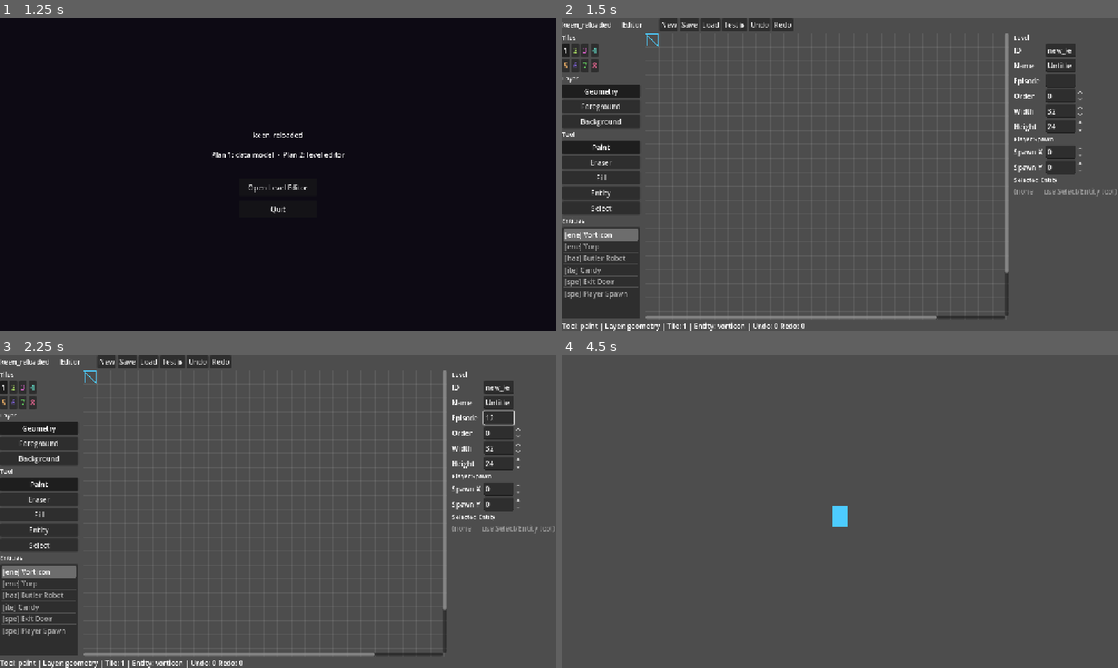
Above: before the commit, frames 1-4 (two rows, left to right).
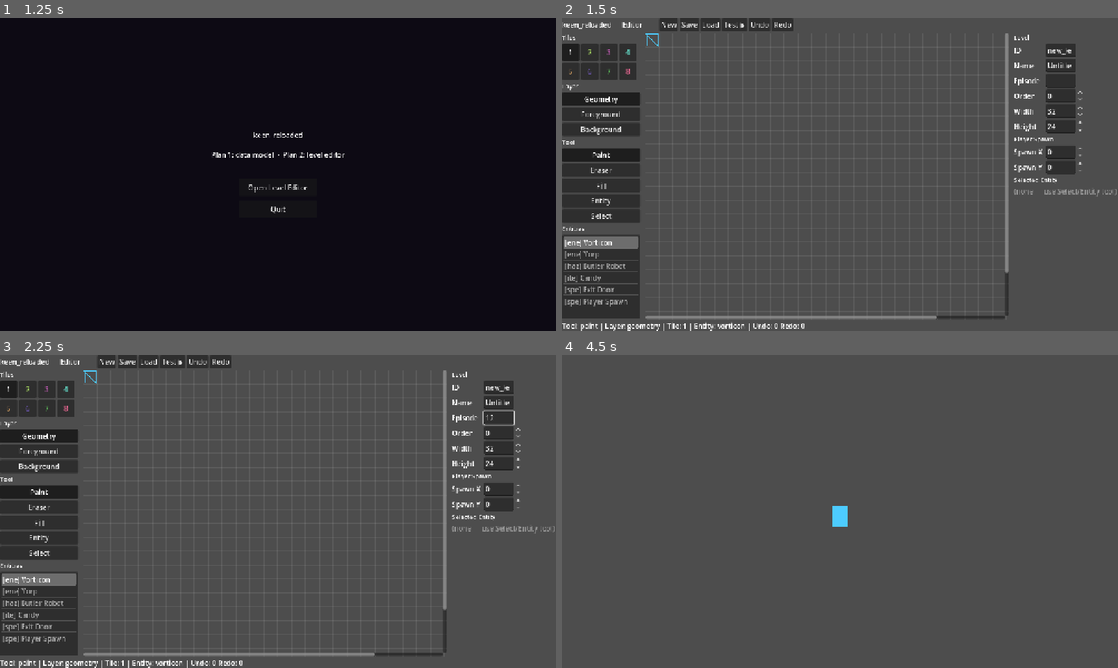
Above: after the commit, the same moments.

Repository: ehowe/keen_reloaded
Game: Godot game, scene res://src/ui/main_menu.tscn
Same seed, same stepped clock (60 frames per second), same inputs: the game is played once before the commit and once after it.
Inputs (mouse positions are in pixels of both pictures, inside the frame that each line leads up to):
- Up to frame 1 (1.25 s): tap Enter at 0.5 s; move the mouse to (400, 158) at 0.52 s; hold D (move_right) from 0.53 s (still down); tap P (pogo) at 0.6 s; click (400, 158) at 0.67 s; tap Space (jump) at 0.77 s
- Up to frame 2 (1.5 s): release D (move_right) at 1.25 s; click "Open Level Editor" at 1.25 s
- Up to frame 3 (2.25 s): click (500, 417) at 2.02 s; type "12" at 2.1 s
- Up to frame 4 (4.5 s): click "New" at 2.75 s; click "New" at 3.5 s; click "Test ▶" at 4.25 s

Frame 1 is identical in both runs. In frame 2, 5.0% of the frame differs, in the area x 0-14%, y 8-93%; in frame 3, 5.0%; in frame 4, nothing differs.

Commit message:
feat: editor palette shows real tile thumbnails when tileset_ref is set

Diff:
--- a/src/editor/palette_panel.gd
+++ b/src/editor/palette_panel.gd
@@ -7,6 +7,8 @@
 ## -> rebuild) and crash. So refresh() must never recreate nodes.
 
 var _tile_buttons: Array[Button] = []
+var _tile_grid: GridContainer
+var _last_tileset: TileSet = null
 var _layer_buttons: Dictionary = {}  # layer -> Button
 var _tool_buttons: Dictionary = {}   # tool -> Button
 var _entity_list: ItemList
@@ -17,21 +19,9 @@
 	custom_minimum_size = Vector2(190, 0)
 
 	add_child(_section_label("Tiles"))
-	var grid := GridContainer.new()
-	grid.columns = 4
-	var tile_group := ButtonGroup.new()
-	for id in range(1, LevelEditor.PALETTE_TILE_COUNT + 1):
-		var b := Button.new()
-		b.text = str(id)
-		b.toggle_mode = true
-		b.button_group = tile_group
-		b.add_theme_color_override("font_color", EditorColors.tile_color(id))
-		b.add_theme_color_override("font_hover_color", EditorColors.tile_color(id))
-		var idv := id
-		b.pressed.connect(func() -> void: e.set_selected_tile_id(idv))
-		grid.add_child(b)
-		_tile_buttons.append(b)
-	add_child(grid)
+	_tile_grid = GridContainer.new()
+	_tile_grid.columns = 4
+	add_child(_tile_grid)
 
 	add_child(_section_label("Layer"))
 	var layer_group := ButtonGroup.new()
@@ -64,7 +54,45 @@
 		e.set_selected_entity_type(_entity_ids[idx]))
 	add_child(_entity_list)
 	_populate_entities()
+	_rebuild_tile_grid(e)
 	refresh(e)
+
+
+func _rebuild_tile_grid(e: LevelEditor) -> void:
+	for c in _tile_grid.get_children():
+		c.queue_free()
+	_tile_buttons.clear()
+	_last_tileset = e.level.tileset_ref
+	var ts: TileSet = _last_tileset
+	var count := _tile_count(e)
+	var tile_group := ButtonGroup.new()
+	for id in range(1, count + 1):
+		var b := Button.new()
+		b.toggle_mode = true
+		b.button_group = tile_group
+		b.custom_minimum_size = Vector2(40, 40)
+		if ts != null and ts.get_source_count() > 0:
+			b.icon = TileAtlas.tile_icon(ts, id)
+			b.icon_alignment = HORIZONTAL_ALIGNMENT_CENTER
+			b.expand_icon = true
+			b.tooltip_text = "Tile %d" % id
+		else:
+			b.text = str(id)
+			b.add_theme_color_override("font_color", EditorColors.tile_color(id))
+			b.add_theme_color_override("font_hover_color", EditorColors.tile_color(id))
+		var idv := id
+		b.pressed.connect(func() -> void: e.set_selected_tile_id(idv))
+		_tile_grid.add_child(b)
+		_tile_buttons.append(b)
+
+
+## Tile count for the palette: the atlas grid size when a TileSet is assigned,
+## else the fixed Plan 2 default.
+func _tile_count(e: LevelEditor) -> int:
+	var ts: TileSet = e.level.tileset_ref
+	if ts != null and ts.get_source_count() > 0:
+		return TileAtlas.tile_count(ts)
+	return LevelEditor.PALETTE_TILE_COUNT
 
 
 func _populate_entities() -> void:
@@ -77,8 +105,12 @@
 		_entity_list.add_item("[%s] %s" % [cat.left(3), label])
 
 
-## Lightweight: only toggle states. Never recreates nodes (see class doc).
+## Lightweight: toggle states only. Rebuilds the tile grid exclusively when the
+## level's TileSet changed (which happens via the inspector, never a tile click),
+## so it never frees a button during its own pressed emission.
 func refresh(e: LevelEditor) -> void:
+	if e.level.tileset_ref != _last_tileset:
+		_rebuild_tile_grid(e)
 	for i in range(_tile_buttons.size()):
 		_tile_buttons[i].set_pressed_no_signal((i + 1) == e.selected_tile_id)
 	for layer in _layer_buttons:
